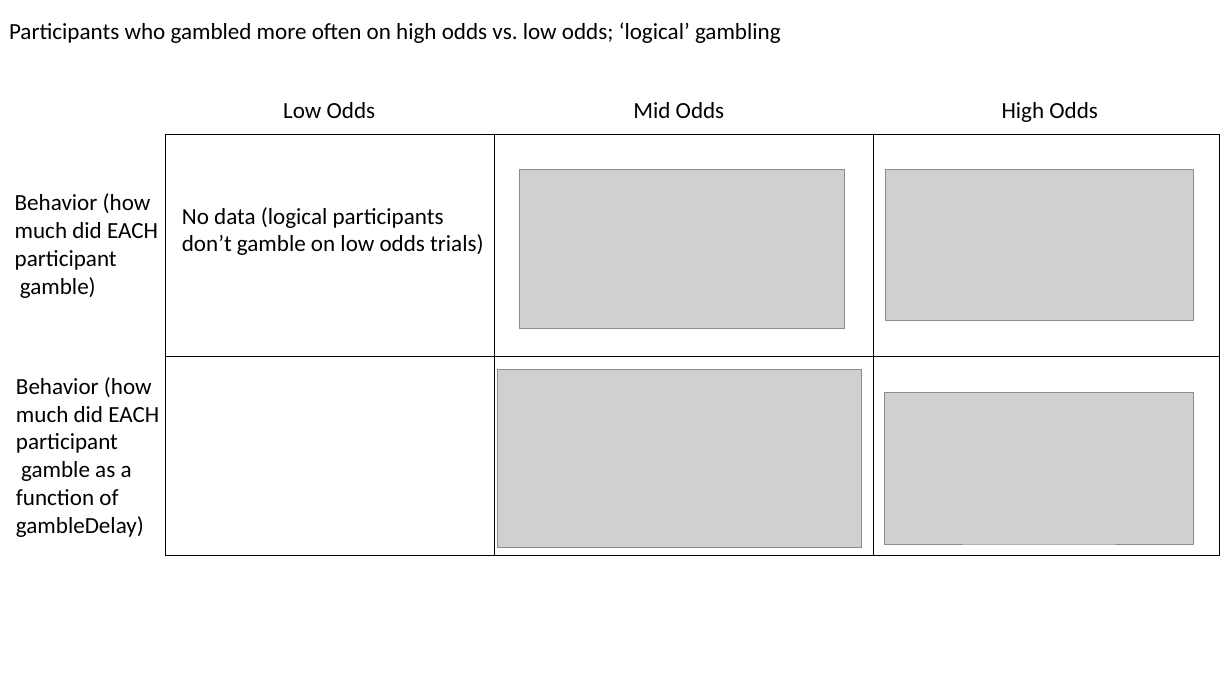
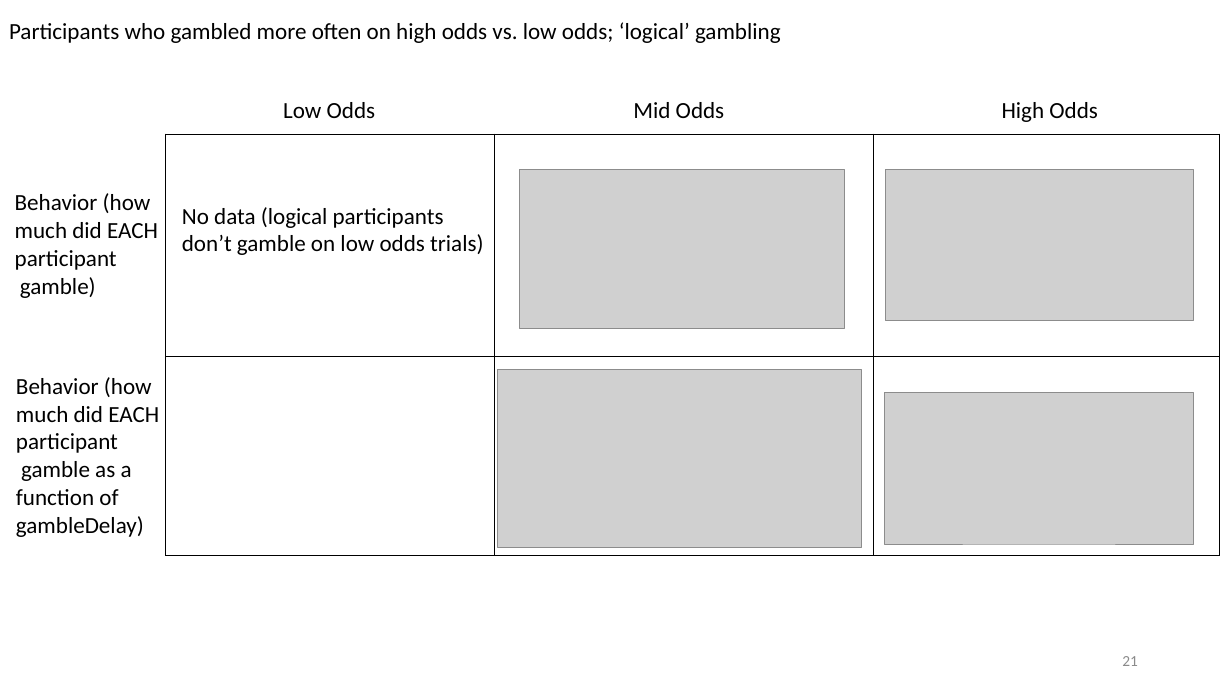
Before and after one commit to gpagnier/rampAnalysis, a slide deck: slide 21 of RampV02Presentation.pptx. Drawn at 1232x693 pixels with LibreOffice and Linux fonts; fonts in the diff are those of the drawing; grey boxes stand for pictures. Boxes give left, top, right and bottom in pixels: in the first picture for what was removed or moved away, otherwise in the second. Text is boxed around its words. In the diff, an @@ line names an element or a change of style, - is before the commit and + after.

```diff
--- a/RampV02Presentation.pptx
+++ b/RampV02Presentation.pptx
@@ page number added at box(1122, 656, 1138, 666), 12 pt, text #8C8C8C @@
+21
```
Also in this commit, not shown: 24 other slides changed, 5 slides added.
